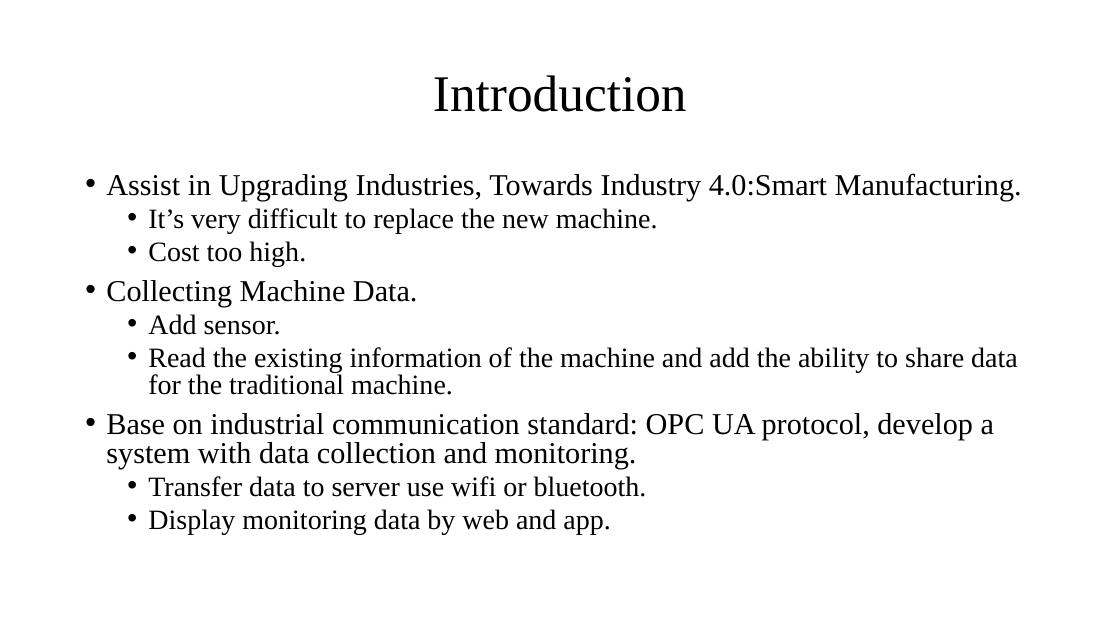
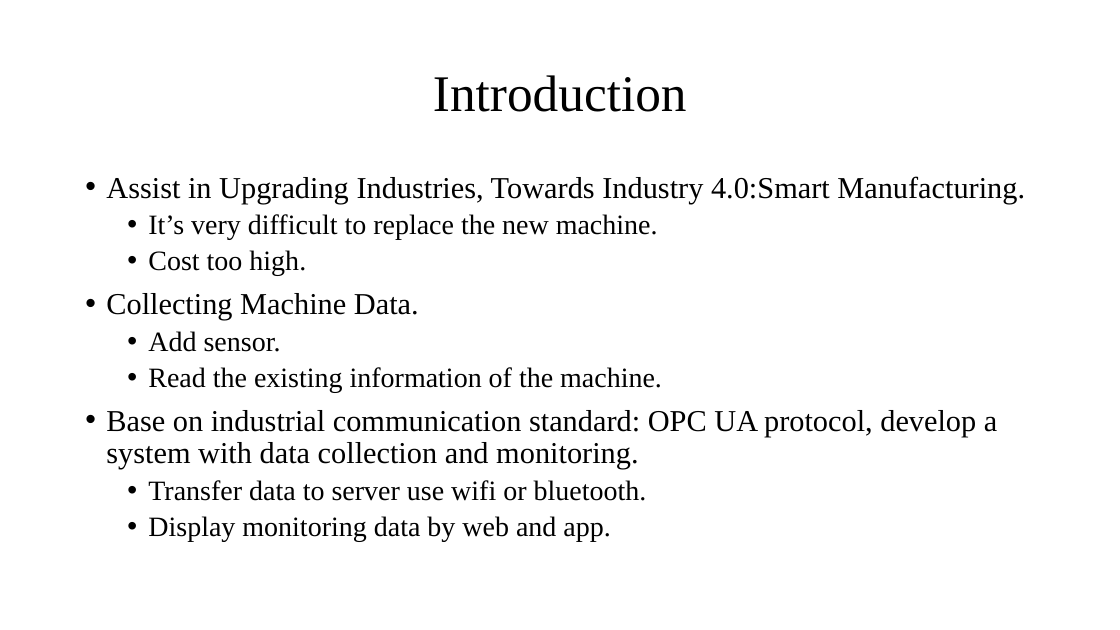
Before and after one commit to hrne/teach_java, a slide deck: slide 3 of 期末報告_英文.pptx. Drawn at 1120x630 pixels with LibreOffice and Linux fonts; fonts in the diff are those of the drawing. Boxes give left, top, right and bottom in pixels: in the first picture for what was removed or moved away, otherwise in the second. Text is boxed around its words. In the diff, an @@ line names an element or a change of style, - is before the commit and + after.

```diff
--- a/期末報告_英文.pptx
+++ b/期末報告_英文.pptx
@@ text at <box>106,176,1025,542</box>: size 25.9 to 26 pt in "Assist in Upgrading Industries, Towards Industry 4.0:Smart ...", "Collecting Machine Data.", "Base on industrial communication standard: OPC UA ..."; size 24.1 to 24 pt in "It’s very difficult to replace the new ...", "Cost too high.", "Add sensor.", "Transfer data to server use wifi or ..." and 1 more places; line spacing 0.8 to 0.9 @@
@@ text at <box>148,367,662,392</box>: text changed; size 24.1 to 24 pt @@
-  • Read the existing information of the machine and add the ability to share data for the traditional machine.
+  • Read the existing information of the machine.
```
Also in this commit, not shown: 6 other slides changed.
